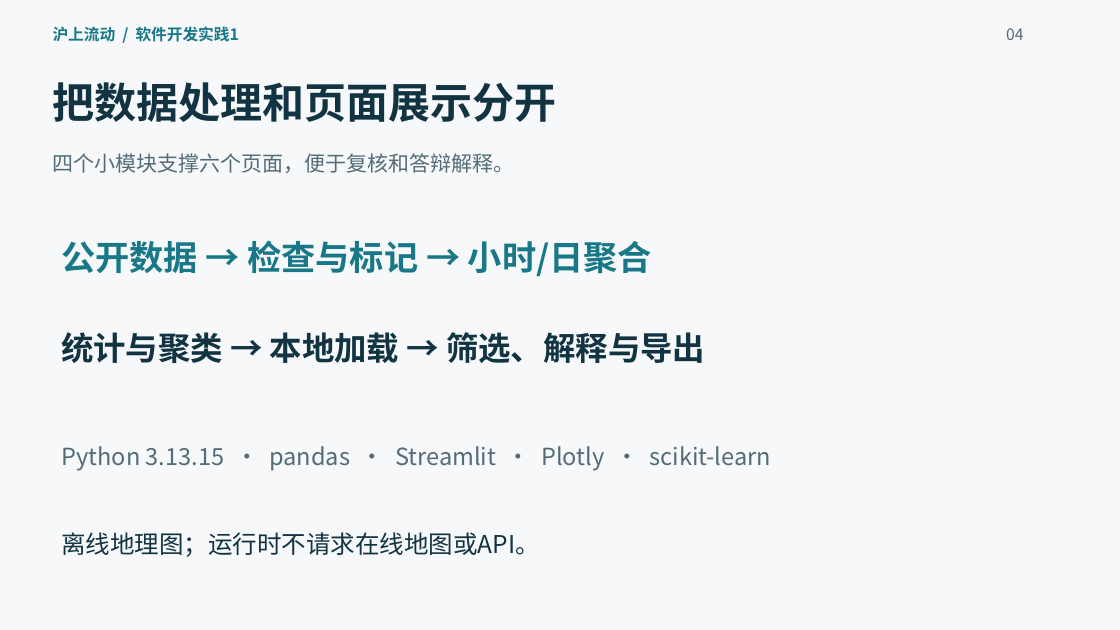
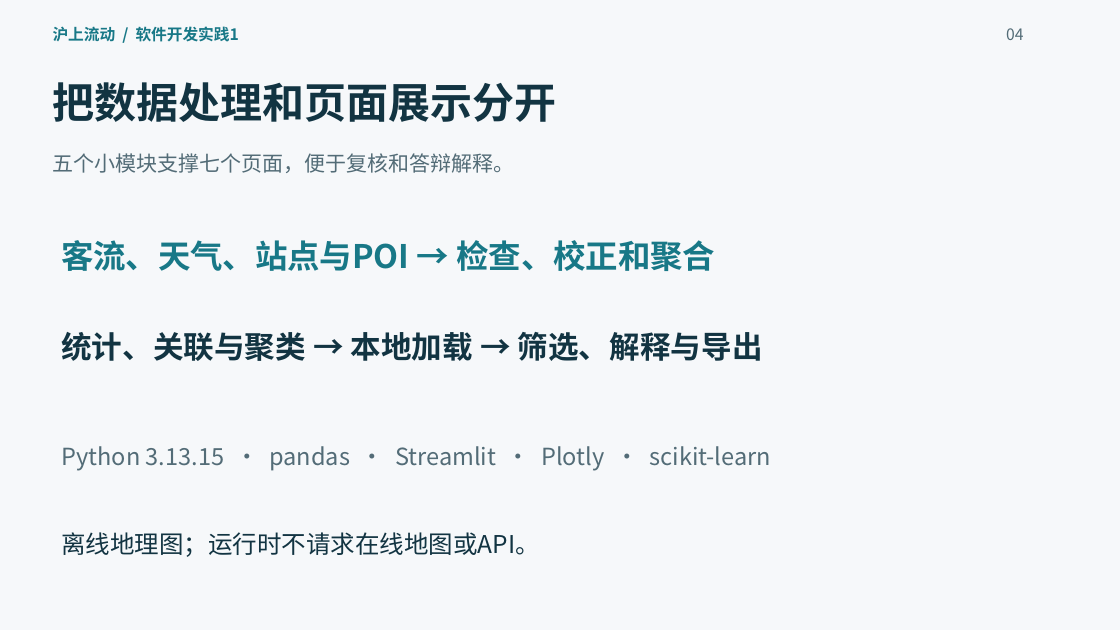
Before and after one commit to bult-0509/WA1, a slide deck: slide 4 of docs/deliverables/答辩PPT.pptx. Drawn at 1120x630 pixels with LibreOffice and Linux fonts; fonts in the diff are those of the drawing. Boxes give left, top, right and bottom in pixels: in the first picture for what was removed or moved away, otherwise in the second. Text is boxed around its words. In the diff, an @@ line names an element or a change of style, - is before the commit and + after.

```diff
--- a/docs/deliverables/答辩PPT.pptx
+++ b/docs/deliverables/答辩PPT.pptx
@@ text at <box>52,153,514,173</box>: text changed @@
-四个小模块支撑六个页面，便于复核和答辩解释。
+五个小模块支撑七个页面，便于复核和答辩解释。
@@ text at <box>61,240,715,271</box>: text changed; size 29.2 to 27.8 pt @@
-公开数据 → 检查与标记 → 小时/日聚合
+客流、天气、站点与POI → 检查、校正和聚合
@@ text at <box>61,332,763,361</box>: text changed; size 27.8 to 26.2 pt @@
-统计与聚类 → 本地加载 → 筛选、解释与导出
+统计、关联与聚类 → 本地加载 → 筛选、解释与导出
```
Also in this commit, not shown: 5 other slides changed, 1 slide added, 25 other files.
